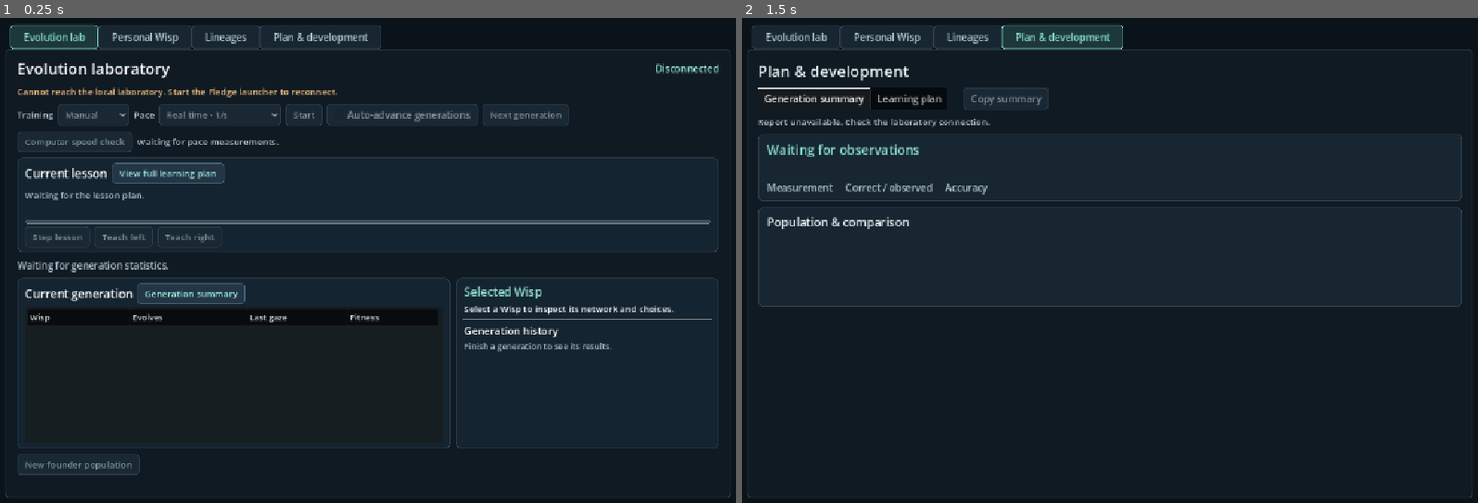
Above: before the commit, frames 1-2 (left to right).
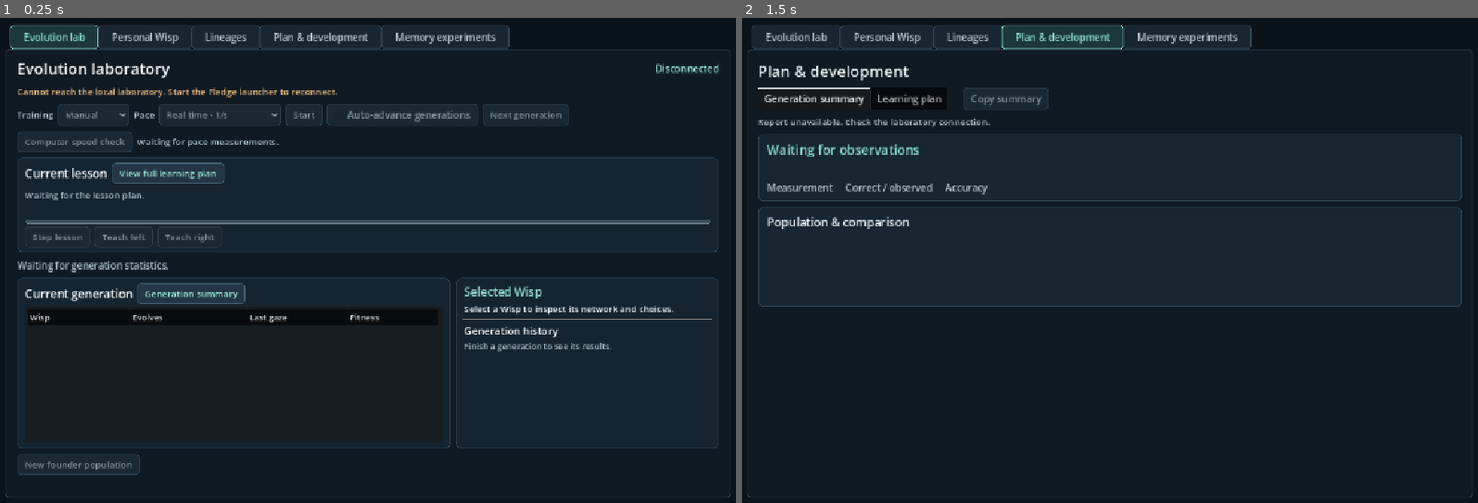
Above: after the commit, the same moments.

Repository: Skyence13/Project-Fledge
Game: Godot game, scene res://teaching_room.tscn
Same seed, same stepped clock (60 frames per second), same inputs: the game is played once before the commit and once after it.
Inputs:
- Up to frame 1 (0.25 s): no input
- Up to frame 2 (1.5 s): click "Generation summary" at 0.5 s; tap Enter at 1.25 s

The runs differ from the first frame. In frame 1, 0.3% of the frame differs, in the area x 51-70%, y 1-7%; in frame 2, 0.3%.

Commit message:
Evaluate archived Wisps on delayed feedback and retention across lessons

Diff:
--- a/sim/development_panel.gd
+++ b/sim/development_panel.gd
@@ -1,4 +1,6 @@
 extends ScrollContainer
+
+signal open_memory
 
 const Address = preload("res://service_address.gd")
 const Kit = preload("res://lab_theme.gd")
@@ -6,6 +8,7 @@
 var http := HTTPRequest.new()
 var poll := Timer.new()
 var topic := TabBar.new()
+var memory_button := Button.new()
 var copy_button := Button.new()
 var live_button := Button.new()
 var report: Dictionary = {}
@@ -81,9 +84,10 @@
 	protocol.add_child(lesson_steps)
 	lesson_steps.add_theme_constant_override("separation", 5)
 	var roadmap := _card(curriculum)
-	_label(roadmap, Label.new(), "Planned experiments", 19)
+	_label(roadmap, Label.new(), "Next curriculum: memory experiments", 19)
 	_label(roadmap, Label.new(), "After 128 cohort trials the lab saves the generation. Auto-advance breeds offspring for the same lesson. With auto-advance off, you can review the completed population.", 15)
-	_label(roadmap, Label.new(), "Next: delayed feedback and retention. Teach a second association, then probe the first without prompting.", 15)
+	_label(roadmap, Label.new(), "Test a completed population on two new lessons. Delay the teacher’s feedback across other choices, then measure whether learning a second cue changes recall of the first.", 15)
+	_button(roadmap, memory_button, "Open memory experiments", func(): open_memory.emit())
 	_label(roadmap, Label.new(), "Later: body adaptation. Change a simulated sensor or movement delay and test whether earlier lessons survive recalibration.", 15)
 	_label(roadmap, Label.new(), "Physical transfer follows virtual qualification. A candidate must retain a taught rule going from Godot to the bench and back.", 15, Kit.MUTED)
 	var review := _card(curriculum)
--- /dev/null
+++ b/sim/next_plan_panel.gd
@@ -0,0 +1,289 @@
+extends ScrollContainer
+
+const Address = preload("res://service_address.gd")
+const Kit = preload("res://lab_theme.gd")
+const GROUPS := ["neural", "no_plasticity", "uninformative_feedback", "association", "reflex"]
+const GROUP_NAMES := ["Wisp", "Plasticity off", "Random feedback", "Association", "Fixed reflex"]
+const AMBER := Color("#f4ca8e")
+
+var http := HTTPRequest.new()
+var poll := Timer.new()
+var snapshot: Dictionary = {}
+var report: Dictionary = {}
+var busy := false
+var reading_start := false
+var online := false
+var report_key := ""
+var start_button := Button.new()
+var refresh_button := Button.new()
+var status_label := Label.new()
+var source_label := Label.new()
+var error_label := Label.new()
+var progress := ProgressBar.new()
+var plan_cards := BoxContainer.new()
+var result_box := VBoxContainer.new()
+var result_note := Label.new()
+var result_table := Tree.new()
+var narrow_results := Label.new()
+var result_path := LineEdit.new()
+var file_row := VBoxContainer.new()
+var copy_button := Button.new()
+
+func _ready() -> void:
+	horizontal_scroll_mode = ScrollContainer.SCROLL_MODE_DISABLED
+	var inset := MarginContainer.new()
+	inset.size_flags_horizontal = Control.SIZE_EXPAND_FILL
+	for side in ["top", "left", "right", "bottom"]:
+		inset.add_theme_constant_override("margin_" + side, 17)
+	add_child(inset)
+	var page := VBoxContainer.new()
+	page.add_theme_constant_override("separation", 11)
+	inset.add_child(page)
+	_label(page, Label.new(), "Memory experiments", 25)
+	_label(page, Label.new(), "Evaluate the latest completed population on two new lessons. Each genome starts a fresh Wisp for each test. The active evolutionary run can continue.", 15, Kit.MUTED)
+	plan_cards.add_theme_constant_override("separation", 11)
+	page.add_child(plan_cards)
+	var delayed := _card(plan_cards)
+	_label(delayed, Label.new(), "Delayed feedback", 18, Kit.ACCENT)
+	_label(delayed, Label.new(), "Teach two cues, then delay approval or correction by 0, 1, or 3 intervening choices. Test recall with feedback removed.", 15)
+	var retention := _card(plan_cards)
+	_label(retention, Label.new(), "Retention across lessons", 18, Kit.ACCENT)
+	_label(retention, Label.new(), "Teach A, teach B, then probe A again. A matched control sees B without feedback. A separate probe checks whether B was learned.", 15)
+	var controls := _card(page)
+	var bar := HFlowContainer.new()
+	bar.add_theme_constant_override("h_separation", 9)
+	controls.add_child(bar)
+	start_button.text = "Evaluate latest population"
+	start_button.pressed.connect(_start)
+	bar.add_child(start_button)
+	refresh_button.text = "Refresh"
+	refresh_button.pressed.connect(_refresh)
+	bar.add_child(refresh_button)
+	_label(controls, status_label, "Connecting to the evaluation service…", 16, Kit.ACCENT)
+	_label(controls, source_label, "", 14, Kit.MUTED)
+	progress.show_percentage = false
+	progress.custom_minimum_size.y = 7
+	progress.max_value = 1
+	controls.add_child(progress)
+	progress.hide()
+	_label(controls, error_label, "", 14, AMBER)
+	error_label.hide()
+	page.add_child(result_box)
+	result_box.add_theme_constant_override("separation", 7)
+	_label(result_box, Label.new(), "Held-out responses", 19)
+	_label(result_box, result_note, "Complete an evaluation to compare the population, controls, and baselines.", 14, Kit.MUTED)
+	_setup_results()
+	_label(result_box, narrow_results, "", 14)
+	result_box.add_child(file_row)
+	var file_head := HFlowContainer.new()
+	file_row.add_child(file_head)
+	var file_label := Label.new()
+	_label(file_head, file_label, "Saved JSON report", 14, Kit.MUTED)
+	file_label.autowrap_mode = TextServer.AUTOWRAP_OFF
+	copy_button.text = "Copy path"
+	copy_button.pressed.connect(func(): DisplayServer.clipboard_set(result_path.text))
+	copy_button.visible = DisplayServer.has_feature(DisplayServer.FEATURE_CLIPBOARD)
+	file_head.add_child(copy_button)
+	result_path.editable = false
+	result_path.select_all_on_focus = true
+	result_path.add_theme_color_override("font_uneditable_color", Kit.TEXT)
+	file_row.add_child(result_path)
+	file_row.hide()
+	add_child(http)
+	http.timeout = 12.0
+	http.request_completed.connect(_received)
+	add_child(poll)
+	poll.wait_time = 1.0
+	poll.timeout.connect(_refresh)
+	poll.start()
+	visibility_changed.connect(_refresh)
+	resized.connect(_layout)
+	_layout()
+	_update_controls()
+	call_deferred("_refresh")
+
+func _card(parent: Control) -> VBoxContainer:
+	var frame := PanelContainer.new()
+	frame.size_flags_horizontal = Control.SIZE_EXPAND_FILL
+	frame.add_theme_stylebox_override("panel", Kit.surface(Color("#182632"), Color("#344854"), 7, 13, 10))
+	parent.add_child(frame)
+	var body := VBoxContainer.new()
+	body.add_theme_constant_override("separation", 6)
+	frame.add_child(body)
+	return body
+
+func _label(parent: Control, label: Label, value: String, points: int, color := Color("#edf5f6")) -> void:
+	label.text = value
+	label.autowrap_mode = TextServer.AUTOWRAP_WORD_SMART
+	label.add_theme_font_size_override("font_size", points)
+	label.add_theme_color_override("font_color", color)
+	parent.add_child(label)
+
+func _setup_results() -> void:
+	result_table.hide_root = true
+	result_table.columns = 1 + GROUPS.size()
+	result_table.column_titles_visible = true
+	result_table.set_column_title(0, "Measure")
+	result_table.set_column_custom_minimum_width(0, 146)
+	for i in GROUP_NAMES.size():
+		result_table.set_column_title(i + 1, GROUP_NAMES[i])
+		result_table.set_column_custom_minimum_width(i + 1, 127 if i < 3 else 115)
+	for i in result_table.columns:
+		result_table.set_column_title_alignment(i, HORIZONTAL_ALIGNMENT_LEFT)
+		result_table.set_column_expand(i, true)
+	result_table.add_theme_font_size_override("font_size", 14)
+	result_table.add_theme_font_size_override("title_button_font_size", 14)
+	result_table.custom_minimum_size.y = 195
+	result_box.add_child(result_table)
+
+func _layout() -> void:
+	plan_cards.vertical = size.x < 740
+	result_table.visible = not report.is_empty() and size.x >= 945
+	narrow_results.visible = not report.is_empty() and size.x < 945
+
+func _refresh() -> void:
+	if is_visible_in_tree() and is_node_ready() and not busy:
+		_request(false)
+
+func _start() -> void:
+	if not busy and online and snapshot.get("eligible", false) and snapshot.get("status") != "running":
+		error_label.hide()
+		_request(true)
+
+func _request(start: bool) -> void:
+	busy = true
+	reading_start = start
+	var path := "/lab/next-plan/start" if start else "/lab/next-plan"
+	var method := HTTPClient.METHOD_POST if start else HTTPClient.METHOD_GET
+	var err := http.request(Address.base_url() + path, ["Content-Type: application/json"], method, "{}" if start else "")
+	if err != OK:
+		_failed("Unable to connect to the local evaluation service.", true)
+	_update_controls()
+
+func _failed(text: String, disconnected: bool) -> void:
+	busy = false
+	error_label.text = text
+	error_label.show()
+	if disconnected:
+		online = false
+		status_label.text = "Service offline · retrying"
+		poll.wait_time = 2.0
+	_update_controls()
+
+func _received(result: int, code: int, _headers: PackedStringArray, body: PackedByteArray) -> void:
+	var was_start := reading_start
+	busy = false
+	reading_start = false
+	var data = JSON.parse_string(body.get_string_from_utf8()) if body.size() > 0 else null
+	if result != HTTPRequest.RESULT_SUCCESS or typeof(data) != TYPE_DICTIONARY:
+		_failed("Could not read memory experiments. The next refresh will retry.", true)
+		return
+	if code < 200 or code >= 300 or not data.has("status"):
+		_failed(str(data.get("error", "The service returned an incomplete evaluation state.")), not was_start)
+		return
+	error_label.hide()
+	online = true
+	snapshot = data
+	_render()
+	_update_controls()
+
+func _update_controls() -> void:
+	var is_running: bool = snapshot.get("status") == "running"
+	start_button.disabled = busy or not online or is_running or not snapshot.get("eligible", false)
+	refresh_button.disabled = busy
+
+func _render() -> void:
+	var state := str(snapshot.status)
+	var candidate := int(snapshot.get("latest_completed_generation", 0))
+	var lineage := str(snapshot.get("active_branch_name", ""))
+	var can_start: bool = snapshot.get("eligible", false)
+	var source = snapshot.get("source")
+	var location := ""
+	if typeof(source) == TYPE_DICTIONARY:
+		location = "%s · Generation %d" % [str(source.get("branch_name", "")), int(source.get("generation", 0))]
+	if can_start:
+		source_label.text = "Latest eligible population: %s · Generation %d" % [lineage, candidate]
+	else:
+		source_label.text = "Complete a generation in the evolution lab to unlock this evaluation."
+	progress.visible = state == "running"
+	poll.wait_time = 0.5 if progress.visible else 3.0
+	match state:
+		"running":
+			progress.value = clampf(float(snapshot.get("progress", 0.0)), 0, 1)
+			status_label.text = "Evaluating %s  ·  %d%%" % [location, roundi(progress.value * 100.0)]
+		"complete":
+			status_label.text = "Evaluation complete  ·  %s" % location
+		"error":
+			status_label.text = "Evaluation interrupted  ·  %s" % location
+			error_label.text = str(snapshot.get("error", "The evaluation could not finish."))
+			error_label.show()
+		_:
+			status_label.text = "Ready to evaluate" if can_start else "Waiting for a completed population"
+	var next_report = snapshot.get("report")
+	if state == "complete" and typeof(next_report) == TYPE_DICTIONARY:
+		var path := "" if snapshot.get("path") == null else str(snapshot.path)
+		var key := "%s/%s/%s" % [location, path, next_report.get("protocol", "")]
+		if report.is_empty() or key != report_key:
+			report = next_report
+			report_key = key
+			_render_results()
+		result_path.text = path
+		result_path.tooltip_text = path
+		file_row.visible = not path.is_empty()
+	elif not report.is_empty():
+		report = {}
+		report_key = ""
+		result_table.clear()
+		file_row.hide()
+		narrow_results.text = ""
+	if state != "complete":
+		result_note.text = "Scores will appear when this evaluation finishes." if state == "running" else "Complete an evaluation to compare the population, controls, and baselines."
+	_layout()
+
+func _score_text(raw) -> String:
+	if typeof(raw) != TYPE_DICTIONARY:
+		return "—"
+	var total := int(raw.get("total", 0))
+	if total == 0:
+		return "—"
+	var correct := int(raw.get("correct", 0))
+	return "%d/%d · %.1f%%" % [correct, total, 100.0 * correct / total]
+
+func _render_results() -> void:
+	result_table.clear()
+	var tree_root := result_table.create_item()
+	var small := PackedStringArray()
+	var results: Dictionary = report.get("summary", {})
+	for metric in report.get("metrics", []):
+		var id := str(metric.id)
+		var text := str(metric.label)
+		var row := result_table.create_item(tree_root)
+		row.set_text(0, _short_label(id, text))
+		row.set_autowrap_mode(0, TextServer.AUTOWRAP_WORD_SMART)
+		row.set_metadata(0, id)
+		row.set_tooltip_text(0, text)
+		var group_scores := PackedStringArray()
+		for i in GROUPS.size():
+			var score := _score_text(results.get(GROUPS[i], {}).get(id))
+			row.set_text(i + 1, score)
+			row.set_autowrap_mode(i + 1, TextServer.AUTOWRAP_WORD_SMART)
+			row.set_tooltip_text(i + 1, "%s · %s · %s" % [GROUP_NAMES[i], text, score])
+			group_scores.append("%s %s" % [GROUP_NAMES[i], score])
+		small.append("%s\n%s" % [text, "    ·    ".join(group_scores)])
+	narrow_results.text = "\n\n".join(small)
+	result_note.text = "Correct / tested responses. Wisp and control counts pool %d candidates. Baselines use one shared lesson schedule. The association learner knows the feedback delay." % report.get("variants", []).size()
+	result_table.custom_minimum_size.y = minf(375, 43 + 31 * report.get("metrics", []).size())
+
+func _short_label(id: String, fallback: String) -> String:
+	if id.begins_with("delay_"):
+		var parts := id.split("_", false, 2)
+		var name: String = {"first": "first recall", "recall": "4 recalls", "opposite_recall": "opposite targets"}.get(parts[2], fallback)
+		return "Delay %s · %s" % [parts[1], name]
+	if id == "retain_before_first":
+		return "A taught · first A recall"
+	var arms := {"retain_sham_": "B exposure", "retain_learn_b_": "B taught"}
+	for prefix in arms:
+		if id.begins_with(prefix):
+			var measure: String = {"a_first": "first A", "a_recall": "4 A recalls", "b_first": "first B"}.get(id.trim_prefix(prefix), fallback)
+			return "%s · %s" % [arms[prefix], measure]
+	return fallback
--- a/sim/teaching_room.gd
+++ b/sim/teaching_room.gd
@@ -4,6 +4,7 @@
 const LabPanel = preload("res://lab_panel.gd")
 const LineagePanel = preload("res://lineage_panel.gd")
 const DevelopmentPanel = preload("res://development_panel.gd")
+const NextPlanPanel = preload("res://next_plan_panel.gd")
 const LabTheme = preload("res://lab_theme.gd")
 const Address = preload("res://service_address.gd")
 const MUTED := Color("#b6c8d1")
@@ -60,6 +61,11 @@
 	lineages.open_report.connect(func(branch: String, generation: int):
 		tabs.current_tab = 3
 		development.show_report(branch, generation, 0))
+	var next_plan := NextPlanPanel.new()
+	next_plan.name = "MemoryExperiments"
+	tabs.add_child(next_plan)
+	tabs.set_tab_title(4, "Memory experiments")
+	development.open_memory.connect(func(): tabs.current_tab = 4)
 	var margin := MarginContainer.new()
 	personal.add_child(margin)
 	margin.size_flags_horizontal = Control.SIZE_EXPAND_FILL
Not shown, changed: docs/CURRICULUM.md
Not shown, changed: docs/HANDOFF.md
